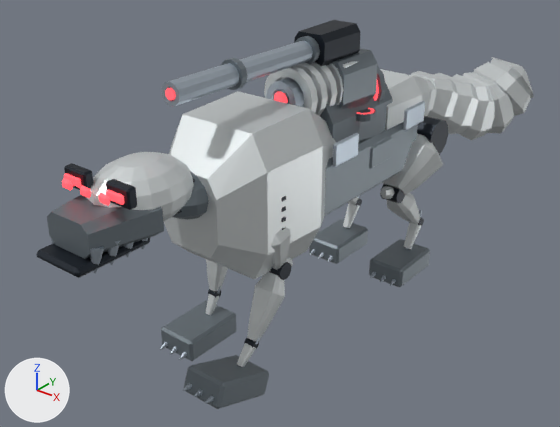
Two versions of the Blender file out/mech_reference/t04/t04.blend, one commit apart.
The view is the same before and after, from a 50 mm lens placed at (3.93, -5.47, 4.04), pointed at (-0.17, -0.34, 0.86). Lighting does not change. The marker at lower left points along +X, +Y and +Z. The first picture is the older version. Both versions are drawn at frame 26 of the action 't04:run:leg_FL'; the numbers are the values there.

The first picture shows 'Animal flank armor panel.001', 'Canine paw', 'Canine paw.001', 'Canine paw.002', 'Deep separate canine thorax', 'Heavy electromagnetic receiver', 'Light weapon open bore', 'Light weapon receiver', 'Long armored snout', 'Mechanical animal skull', 'Narrow canine lumbar waist', 'Separate canine pelvic croup' and 53 more.
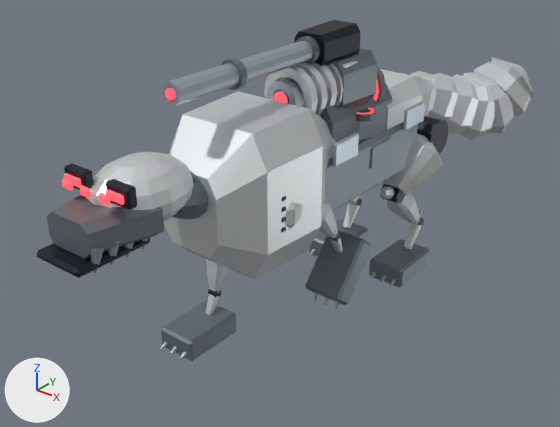
ob_leg_fl is not drawn itself; it is the parent of ob_leg_fl_0, ob_humerus_load_rod, ob_humerus_anatomical_armor, ob_humerus_hinge.

The edits, one by one:
Object 'leg_FL' (ob_leg_fl) turns from (-21, 0, 0) to (50, 0, 0) degrees about x, y and z.

Where the change shows, as pixel boxes [x1, y1, x2, y2] in the pictures (560 x 427 px):
'Canine paw', turned
    before: [184, 355, 269, 409]
    after: [305, 230, 372, 305]
'Radius ulna anatomical armor', turned
    before: [247, 272, 285, 341]
    after: [319, 203, 338, 239]
'Humerus anatomical armor', turned
    before: [272, 227, 291, 270]
    after: [285, 202, 302, 229]
'Metacarpal anatomical armor', turned
    before: [237, 343, 256, 367]
    after: [330, 238, 343, 253]
'Radius ulna hinge', turned (not visible afterwards)
    before: [269, 262, 292, 280]
'Metacarpal hinge', turned
    before: [244, 338, 259, 349]
    after: [328, 232, 341, 241]
'Paw claw.002', turned
    before: [205, 395, 214, 403]
    after: [335, 301, 340, 310]
'Paw claw', turned
    before: [183, 383, 192, 391]
    after: [314, 293, 319, 301]
'Paw claw.001', turned
    before: [194, 389, 203, 397]
    after: [325, 297, 329, 305]
'Olecranon elbow projection', turned (not visible afterwards)
    before: [286, 257, 293, 266]
'Radius ulna paired load rod.001', turned (not visible afterwards)
    before: [255, 336, 260, 345]
'Canine paw.003', unchanged, covered by the edit
    before: [309, 219, 368, 264]
    after: [309, 219, 368, 257]
